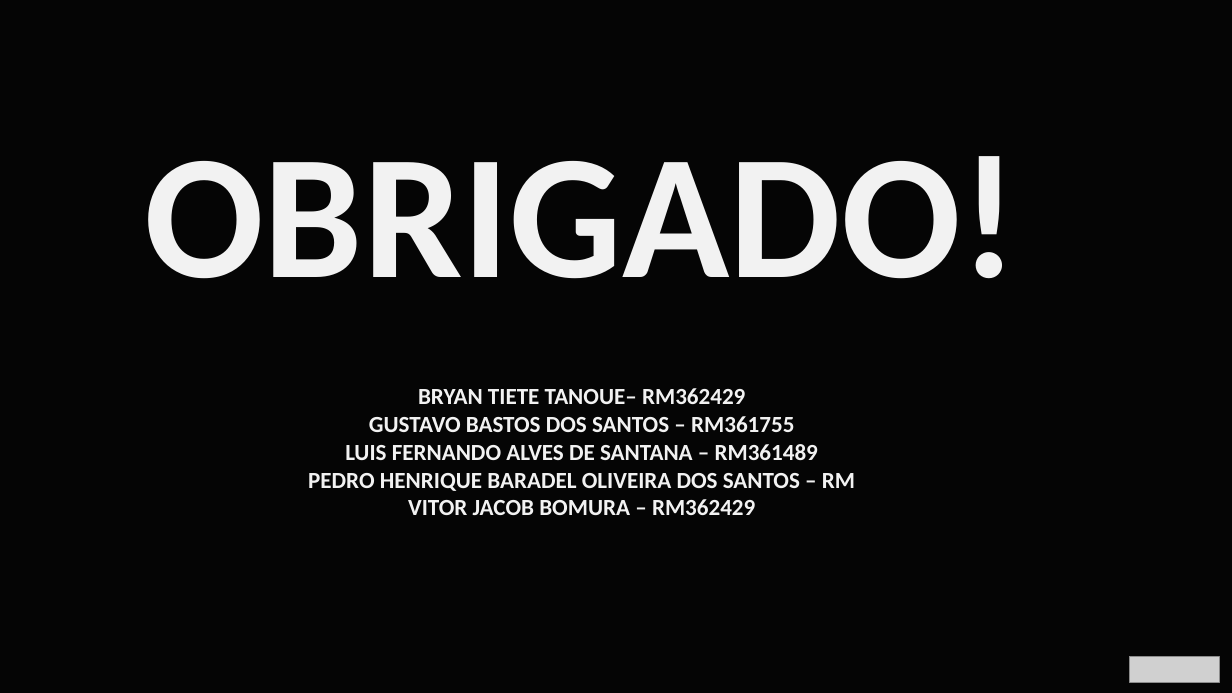
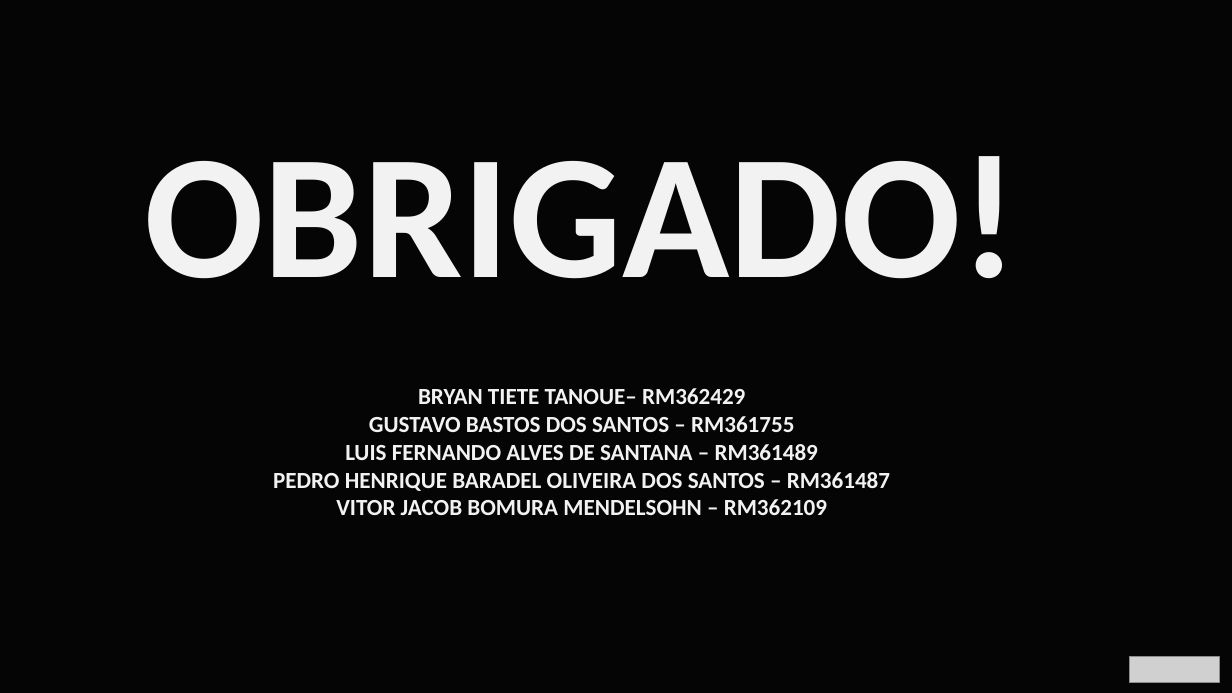
Before and after one commit to vbomura/tc5, a slide deck: slide 14 of Apresentacao/Apresentação_Datathon.pptx. Drawn at 1232x693 pixels with LibreOffice and Linux fonts; fonts in the diff are those of the drawing; grey boxes stand for pictures; background and template pictures are left out; a plain dark background stands for a picture behind light text. Boxes give left, top, right and bottom in pixels: in the first picture for what was removed or moved away, otherwise in the second. Text is boxed around its words. In the diff, an @@ line names an element or a change of style, - is before the commit and + after.

```diff
--- a/Apresentacao/Apresentação_Datathon.pptx
+++ b/Apresentacao/Apresentação_Datathon.pptx
@@ text at box(273, 472, 890, 515): text changed @@
-PEDRO HENRIQUE BARADEL OLIVEIRA DOS SANTOS – RM
-VITOR JACOB BOMURA – RM362429
+PEDRO HENRIQUE BARADEL OLIVEIRA DOS SANTOS – RM361487
+VITOR JACOB BOMURA MENDELSOHN – RM362109
```
Also in this commit, not shown: 12 other slides changed, 1 slide added, 1 slide removed.
